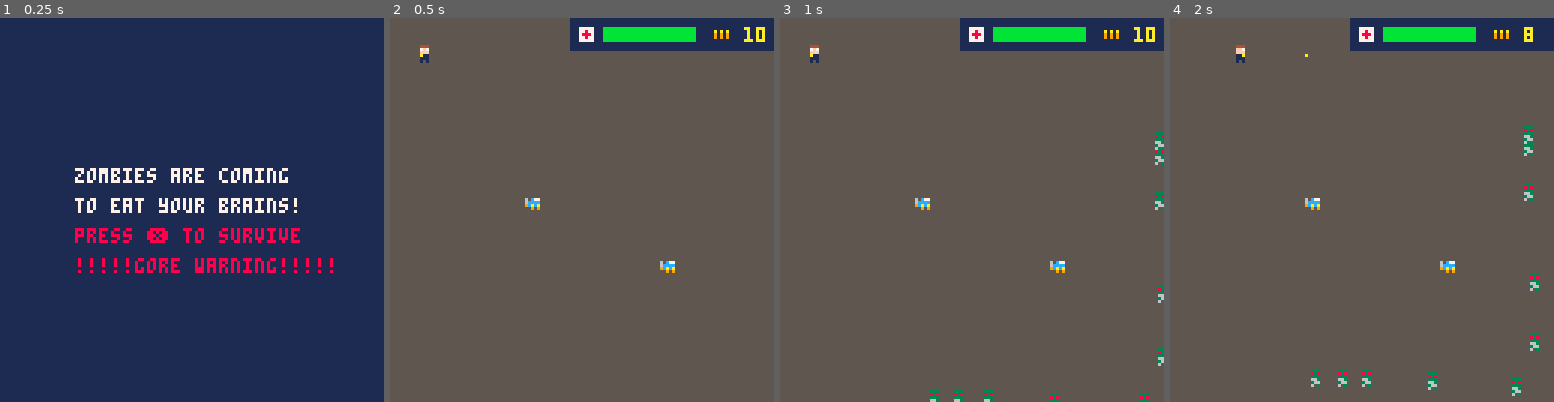
Above: before the commit, frames 1-4 (left to right).
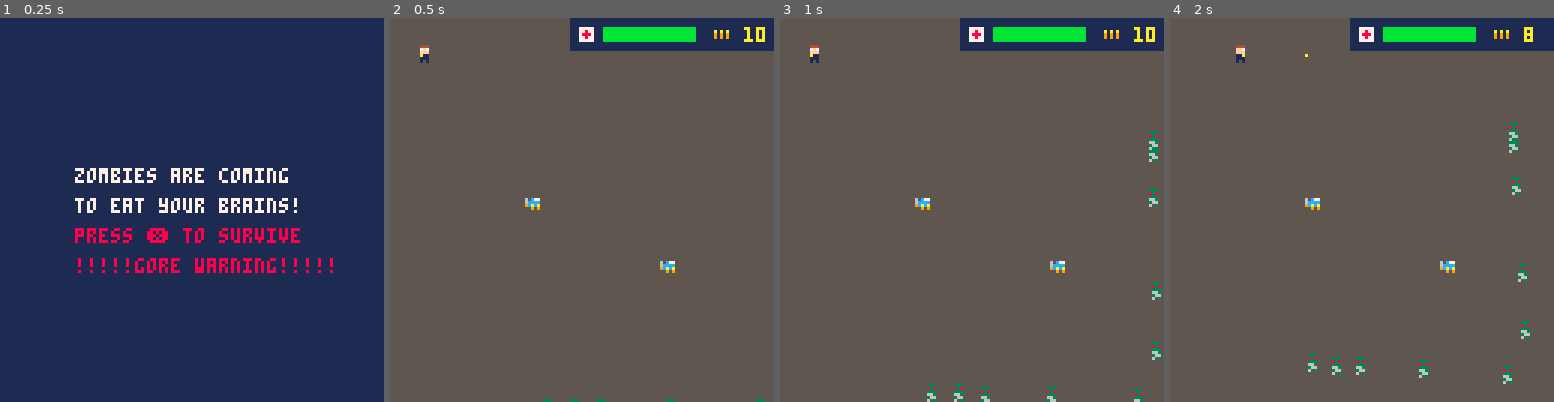
Above: after the commit, the same moments.

Repository: joniramo/pico-8-zombie-game
Game: PICO-8 cartridge zombiegame.p8
Two runs of this game, one before a commit and one after it. Both use one fixed random seed, a clock stepped at 60 frames per second and the inputs below.
Inputs:
- Up to frame 1 (0.25 s): no input
- Up to frame 2 (0.5 s): tap X (X key) at 0.33 s
- Up to frame 3 (1 s): no input
- Up to frame 4 (2 s): tap X (X key) at 1.07, 1.85 s; hold Right from 1.6 s (still down)

Frame 1 is identical in both runs. In frame 2, less than 0.1% of the frame differs, in the area x 39-98%, y 99-100%; in frame 3, 1.2%; in frame 4, 2.0%, in the area x 35-97%, y 27-99%.

Commit message:
Add crit logic

Diff:
--- a/zombiegame.p8
+++ b/zombiegame.p8
@@ -105,13 +105,13 @@
 function draw_hit(o)
  --draw blood splatter
  if o.hit_dir==dirs[1] then
-  spr(11,o.x,o.y-3,1,1,false,false)
+  spr(35,o.x,o.y-3,1,1,false,false)
  elseif o.hit_dir==dirs[2] then
-	 spr(10,o.x-3,o.y,1,1,false)
+	 spr(34,o.x-3,o.y,1,1,false)
 	elseif o.hit_dir==dirs[3] then
-	 spr(11,o.x,o.y+3,1,1,false,true)
+	 spr(35,o.x,o.y+3,1,1,false,true)
  elseif o.hit_dir==dirs[4] then
-	 spr(10,o.x+2,o.y,1,1,true)
+	 spr(34,o.x+2,o.y,1,1,true)
  end
 end
 -->8
@@ -139,10 +139,17 @@
       col(bul,e) then
     e.hit_frame=5
     e.hit_dir=bul.dir
-    sfx(8)
     --deal damage to enemy
     del(buls,bul)
-    e.hp-=bul.dmg
+    if flr(rnd(3))==1 then
+     sfx(7)
+     e.hp=0 --crit
+     e.crit_hit=true
+     e.sprite=11
+    else
+     sfx(8)
+     e.hp-=bul.dmg
+    end
    end
   end
  end
@@ -295,11 +302,12 @@
 		 sprite=4,
 		 hp=100,
 		 dmg=20,
-		 spd=0.25,
+		 spd=0.35,
 		 flipped=false,
 		 moving=false,
 		 hit_frame=0,
 		 hit_dir=nil,
+		 crit_hit=false,
 		 dying=false,
 		 dead=false,
 		 despawn_frame=48
@@ -313,11 +321,12 @@
 		 sprite=4,
 		 hp=100,
 		 dmg=20,
-		 spd=0.25,
+		 spd=0.35,
 		 flipped=false,
 		 moving=false,
 		 hit_frame=0,
 		 hit_dir=nil,
+		 crit_hit=false,
 		 dying=false,
 		 dead=false,
 		 despawn_frame=48
@@ -396,7 +405,11 @@
   sfx(0)
  end
  --play death animation
- if e.sprite<9 then
+ if e.sprite>=4 and
+    e.sprite<9 then
+  e.sprite+=0.15
+ elseif e.sprite>=11 and
+        e.sprite<15 then
   e.sprite+=0.2
  else
   e.dying=false
@@ -504,14 +517,14 @@
 end
 
 __gfx__
-00000000000000000000000000000000000000000808008000080880000000800008008000088880000000000080000008080080000000800088808800888008
-00000000004440000044400000444000003330000000800808000888008080080088880800888888000000000000080000008008008080080008880888880888
-00000000007f700000ff700000fff000008380000088880800080388000008000888888808888888080000000000800000888808000008000080888808888880
-0000000000fff00000fff00000fff000003330000038800080066338063683888636338086363388008800000008800000388000063683880366838083668388
-0000a00000a110000011a00000111000006630000086308800366630006688888866388888663888000800000000000000863088006688880066888888668888
-00000000001110000011100000111000003660000036608000603600036833088363838083638388080000000000000000366080036833080368338883683388
-00000000001010000010100000101000006030000060300000003008000080000880880008888888000000000000000000603000000080000088888888888888
-00000000000000000000000000000000000000000000000000000800000800880008008808880880000000000000000000000000000800800008088008080880
+00000000000000000000000000000000000000000808008000080880000000800000000000000000000000000808008000080880000000800088808800888008
+00000000004440000044400000444000003330000000800808000888008080080080080800800808000000000000800808000888008080080008880888880888
+00000000007f700000ff700000fff000008380000088880800080388000008000888888808888888000000000088880800080388000008000080888808888880
+0000000000fff00000fff00000fff000003330000038800080066338063683888636338086363380000000000038800080066338063683880366838083668388
+0000a00000a110000011a00000111000006630000086308800366630006688888866388888663888000000000086308800366630006688880066888888668888
+00000000001110000011100000111000003660000036608000603600036833088363838083638388000000000036608000603600036833080368338883683388
+00000000001010000010100000101000006030000060300000003008000080000880880008888880000000000060300000003008000080000088888888888888
+00000000000000000000000000000000000000000000000000000800000000000000000000800000000000000000000000000800000800800008088008080880
 00000000000000000000000000000000000000000000000000000000000000000000000000000000000000000000000000000000000000000000000000000000
 00000000000000000000000000033003000000000044400000444000004440000044400000444000004440000044400000000000000000000000000000000000
 0000000000000000000000000000333b07777700007f7000007f700000ff700000ff700000fff00000fff000007f700000444000000000000000000000000000
@@ -657,7 +670,7 @@
 
 
 __gff__
-0808080801010101010101010101010100000000000808080808080808000000000001010000000000000000000000000000000000000000000000000000000000000000000000000000000000000000000000000000000000000000000000000000000000000000000000000000000000000000000000000000000000000000
+0808080801010101010100010101010100000000000808080808080808000000000001010000000000000000000000000000000000000000000000000000000000000000000000000000000000000000000000000000000000000000000000000000000000000000000000000000000000000000000000000000000000000000
 0000000000000000000000000000000000000000000000000000000000000000000000000000000000000000000000000000000000000000000000000000000000000000000000000000000000000000000000000000000000000000000000000000000000000000000000000000000000000000000000000000000000000000
 
 
Not shown, changed: the sound effects (__sfx__) section of zombiegame.p8
